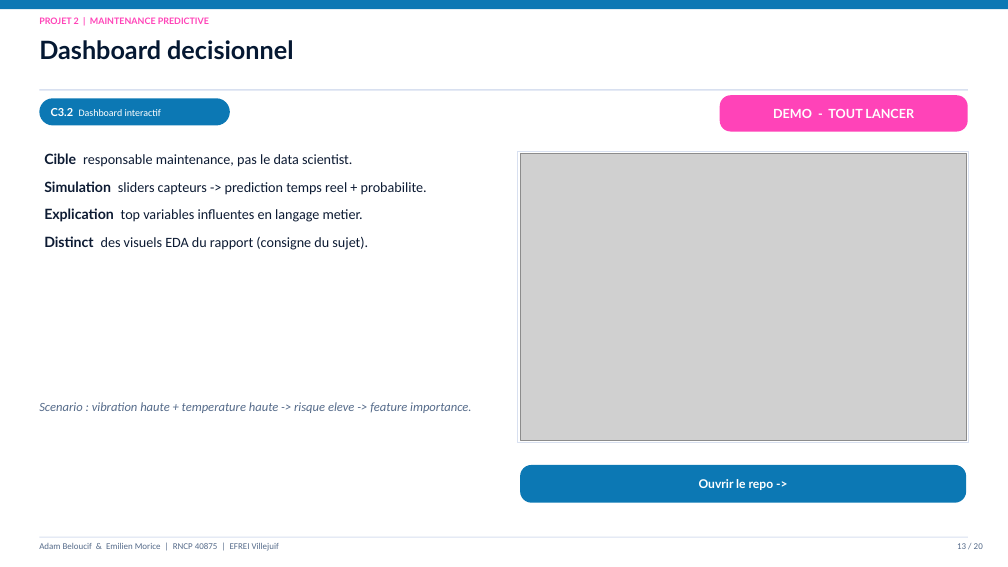
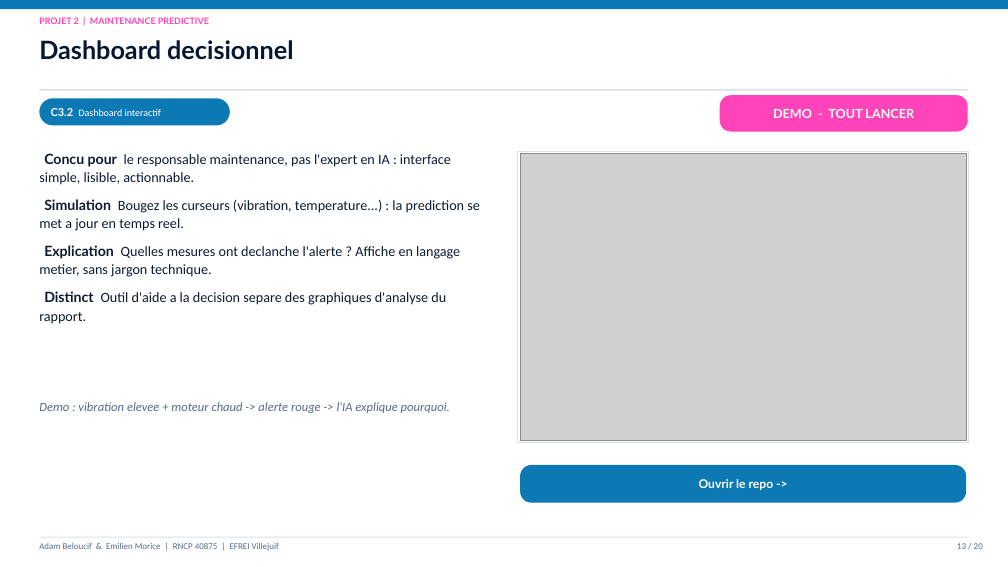
Before and after one commit to Adam-Blf/Soutenance-M1, a slide deck: slide 13 of Soutenance_Bloc1-2_Adam_Emilien.pptx. Drawn at 1008x567 pixels with LibreOffice and Linux fonts; fonts in the diff are those of the drawing; grey boxes stand for pictures. Boxes give left, top, right and bottom in pixels: in the first picture for what was removed or moved away, otherwise in the second. Text is boxed around its words. In the diff, an @@ line names an element or a change of style, - is before the commit and + after.

```diff
--- a/Soutenance_Bloc1-2_Adam_Emilien.pptx
+++ b/Soutenance_Bloc1-2_Adam_Emilien.pptx
@@ text at box(39, 153, 480, 324): text changed @@
-Cible responsable maintenance, pas le data scientist.
-Simulation sliders capteurs -> prediction temps reel + probabilite.
-Explication top variables influentes en langage metier.
-Distinct des visuels EDA du rapport (consigne du sujet).
+Concu pour le responsable maintenance, pas l'expert en IA : interface simple, lisible, actionnable.
+Simulation Bougez les curseurs (vibration, temperature...) : la prediction se met a jour en temps reel.
+Explication Quelles mesures ont declanche l'alerte ? Affiche en langage metier, sans jargon technique.
+Distinct Outil d'aide a la decision separe des graphiques d'analyse du rapport.
@@ text at box(39, 402, 450, 413): text changed @@
-Scenario : vibration haute + temperature haute -> risque eleve -> feature importance.
+Demo : vibration elevee + moteur chaud -> alerte rouge -> l'IA explique pourquoi.
```
Also in this commit, not shown: 9 other slides changed, 1 other file.
